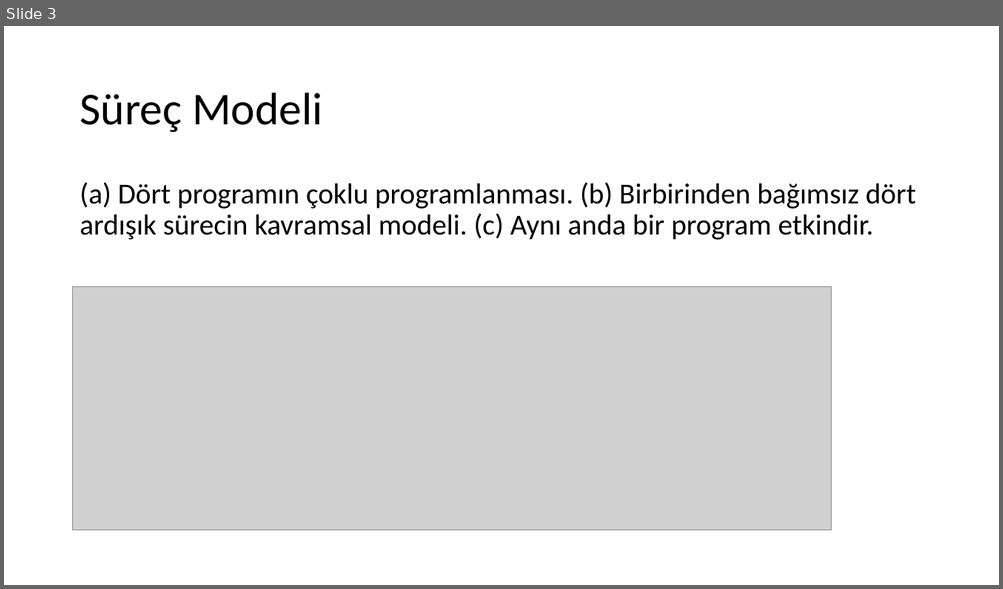
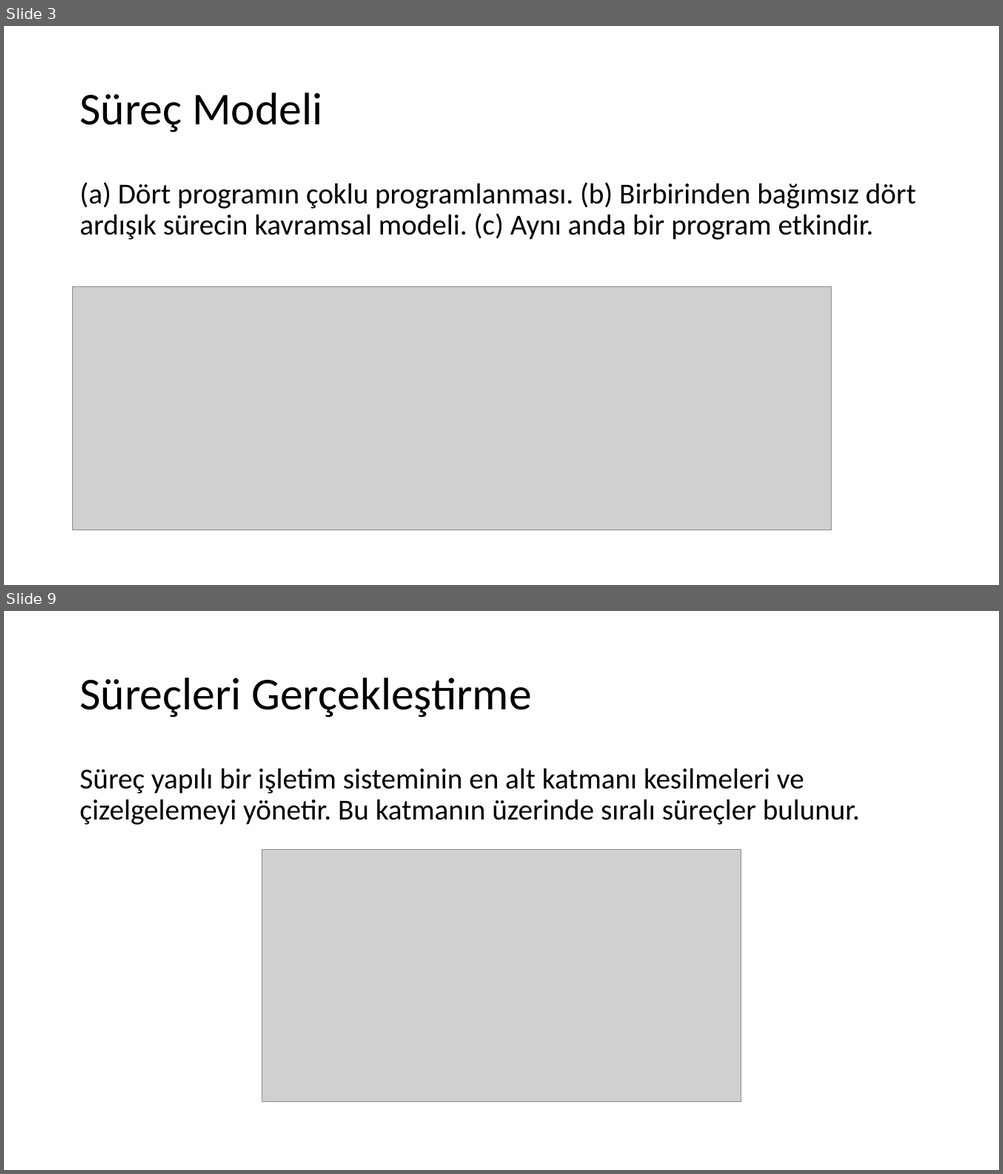
Before and after one commit to sercankulcu/sercankulcu.github.io, a slide deck: assets/teaching/os/2_Bolum_2_Surecler.pptx. Shown one above the other, each under a label of ours: slide 3 before the commit, slides 3 and 9 after it; the slides between them are not shown. The pictures are 1003x589 and 1003x1174 pixels, drawn with LibreOffice and Linux fonts; fonts in the diff are those of the drawing; grey boxes stand for pictures. Boxes give left, top, right and bottom in pixels: in the first picture for what was removed or moved away, otherwise in the second. Text is boxed around its words. In the diff, an @@ line names an element or a change of style, - is before the commit and + after.

```diff
--- a/assets/teaching/os/2_Bolum_2_Surecler.pptx
+++ b/assets/teaching/os/2_Bolum_2_Surecler.pptx
@@ slide 9 added at [4, 611, 999, 1170], background #FFFFFF @@
@@ title added at [79, 678, 532, 718], 44 pt, text #000000 @@
+Süreçleri Gerçekleştirme
@@ text added at [79, 768, 859, 825], 28 pt, text #000000 @@
+Süreç yapılı bir işletim sisteminin en alt katmanı kesilmeleri ve çizelgelemeyi yönetir. Bu katmanın üzerinde sıralı süreçler bulunur.
@@ picture added at [262, 850, 741, 1102] @@
```
Also in this commit, not shown: 14 other slides added, 1 other file.
